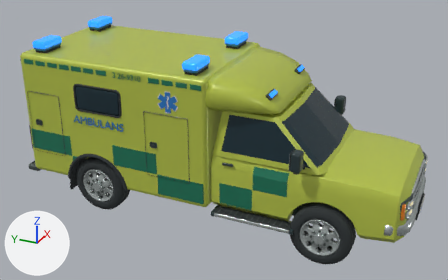
One commit to the Blender file source_blender/Ambulans_9310.blend: the scene before it, then after it.
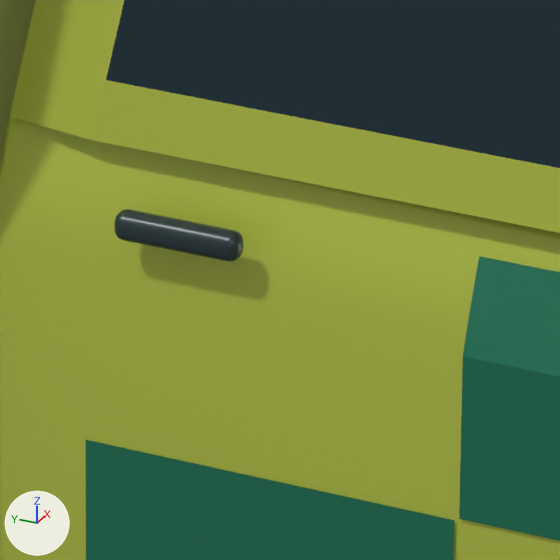
Each version is shown whole from a 50 mm camera at (-8.58, -3.91, 5.49) aimed at (-0.06, -0.07, 1.23), then close up on the part from 47% to 58% of the width and 51% to 69% of the height. Arrows for +X, +Y and +Z are at lower left; the lights stay in place. The first two pictures are the older version.

The first close-up shows 'Dörrhandtag', 'Dörrreflex', 'Dörrreflex.001', 'Förarhytt', 'Huv och dörrplåt', 'Vårdmodul'.
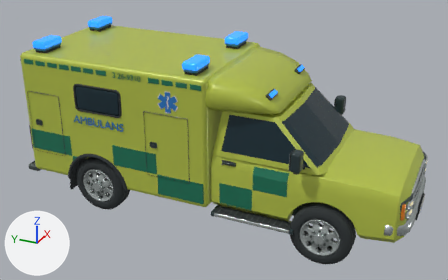
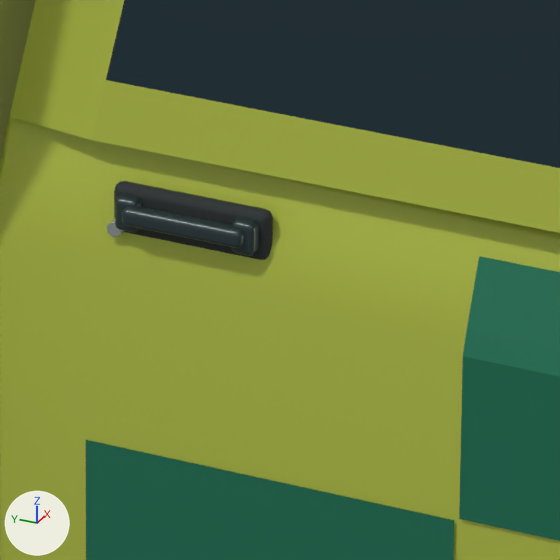
What differs and where, as boxes [x1, y1, x2, y2] in the close-ups (560 x 560 px):
'Dörrhandtagets packning', added
    after: [114, 181, 273, 260]
'Dörrhandtag', deleted
    before: [114, 209, 243, 262]
'Dörrhandtagets grepp', added
    after: [122, 206, 244, 248]
'Dörrhandtagets stöd', added
    after: [232, 216, 259, 256]
'Dörrhandtagets stöd.001', added
    after: [115, 193, 142, 232]
'Dörrens låscylinder', added
    after: [107, 218, 124, 237]

The change, as a diff of the scene's bpy script:
```diff
--- a/source_blender/Ambulans_9310.blend.py
+++ b/source_blender/Ambulans_9310.blend.py
@@ me_cylinder_005 @@
+me_cylinder_005.from_pydata(...)  # 96 vertices, 82 faces; spans x -0.011..0.011, y -0.011..0.011, z -0.01..0.01
+me_cylinder_005.materials.append(mat_brushed_equipment_metal)  # light grey #c4cdcb
@@ me_cube_041_1 @@
+me_cube_041_1.from_pydata(...)  # 96 vertices, 98 faces; spans x -0.012..0.012, y -0.086..0.086, z -0.013..0.013
+me_cube_041_1.materials.append(mat_lettering_black)  # dark cyan #2c3c3f
@@ me_cube_040_1 @@
+me_cube_040_1.from_pydata(...)  # 96 vertices, 98 faces; spans x -0.0155..0.0155, y -0.0165..0.0165, z -0.024..0.024
+me_cube_040_1.materials.append(mat_lettering_black)  # dark cyan #2c3c3f
@@ me_cube_038_1 @@
+me_cube_038_1.from_pydata(...)  # 96 vertices, 98 faces; spans x -0.012..0.012, y -0.113..0.113, z -0.036..0.036
+me_cube_038_1.materials.append(mat_tire_rubber)  # dark grey #2c3234
@@ ob_dörrhandtag @@
-ob_dörrhandtag = bpy.data.objects.new('Dörrhandtag', me_cube_038)
-ob_dörrhandtag.parent = ob_ambulans___pickup_9310
-ob_dörrhandtag.location = (-1.027, -0.57, 1.32)
@@ ob_dörrens_låscylinder @@
+ob_dörrens_låscylinder = bpy.data.objects.new('Dörrens låscylinder', me_cylinder_005)
+ob_dörrens_låscylinder.parent = ob_ambulans___pickup_9310
+ob_dörrens_låscylinder.location = (-0.994, -0.466, 1.296)
+ob_dörrens_låscylinder.rotation_euler = (0.0, 1.571, 0.0)  # degrees (0, 90, 0)
@@ ob_dörrhandtagets_grepp @@
+ob_dörrhandtagets_grepp = bpy.data.objects.new('Dörrhandtagets grepp', me_cube_041_1)
+ob_dörrhandtagets_grepp.parent = ob_ambulans___pickup_9310
+ob_dörrhandtagets_grepp.location = (-1.011, -0.57, 1.326)
@@ ob_dörrhandtagets_stöd_001 @@
+ob_dörrhandtagets_stöd_001 = bpy.data.objects.new('Dörrhandtagets stöd.001', me_cube_040_1)
+ob_dörrhandtagets_stöd_001.parent = ob_ambulans___pickup_9310
+ob_dörrhandtagets_stöd_001.location = (-0.996, -0.485, 1.323)
@@ ob_dörrhandtagets_stöd @@
+ob_dörrhandtagets_stöd = bpy.data.objects.new('Dörrhandtagets stöd', me_cube_040_1.copy())
+ob_dörrhandtagets_stöd.parent = ob_ambulans___pickup_9310
+ob_dörrhandtagets_stöd.location = (-0.996, -0.653, 1.323)
@@ ob_dörrhandtagets_packning @@
+ob_dörrhandtagets_packning = bpy.data.objects.new('Dörrhandtagets packning', me_cube_038_1)
+ob_dörrhandtagets_packning.parent = ob_ambulans___pickup_9310
+ob_dörrhandtagets_packning.location = (-0.98, -0.57, 1.32)
```
